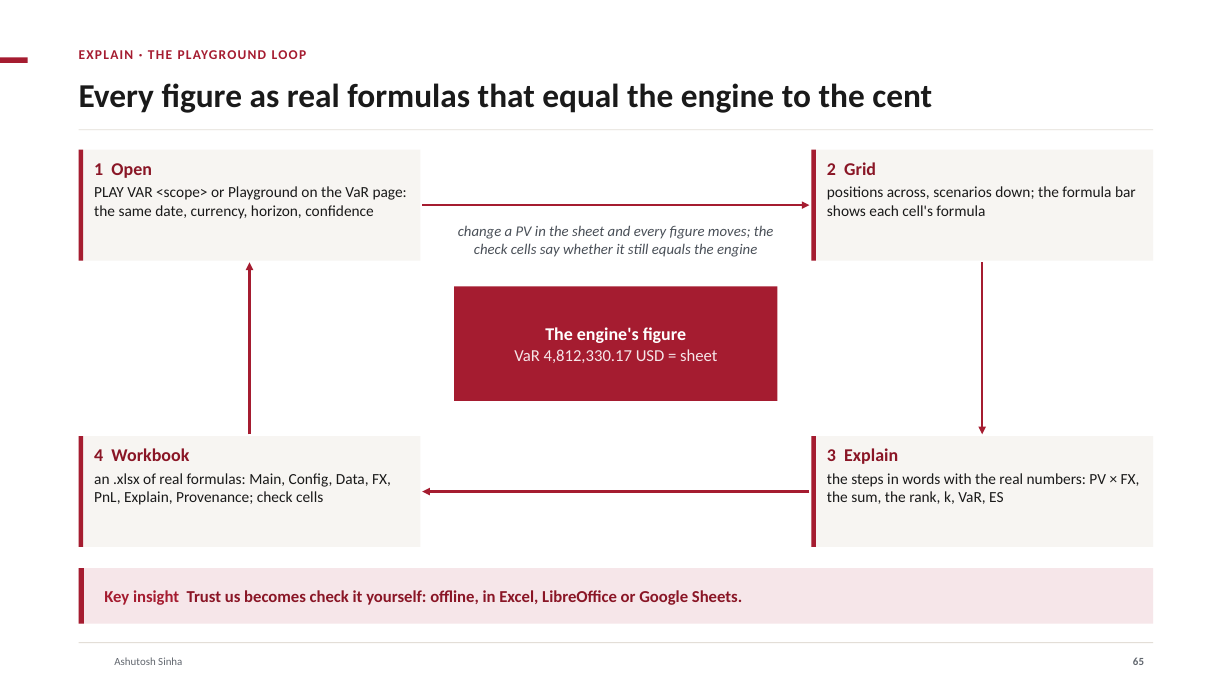
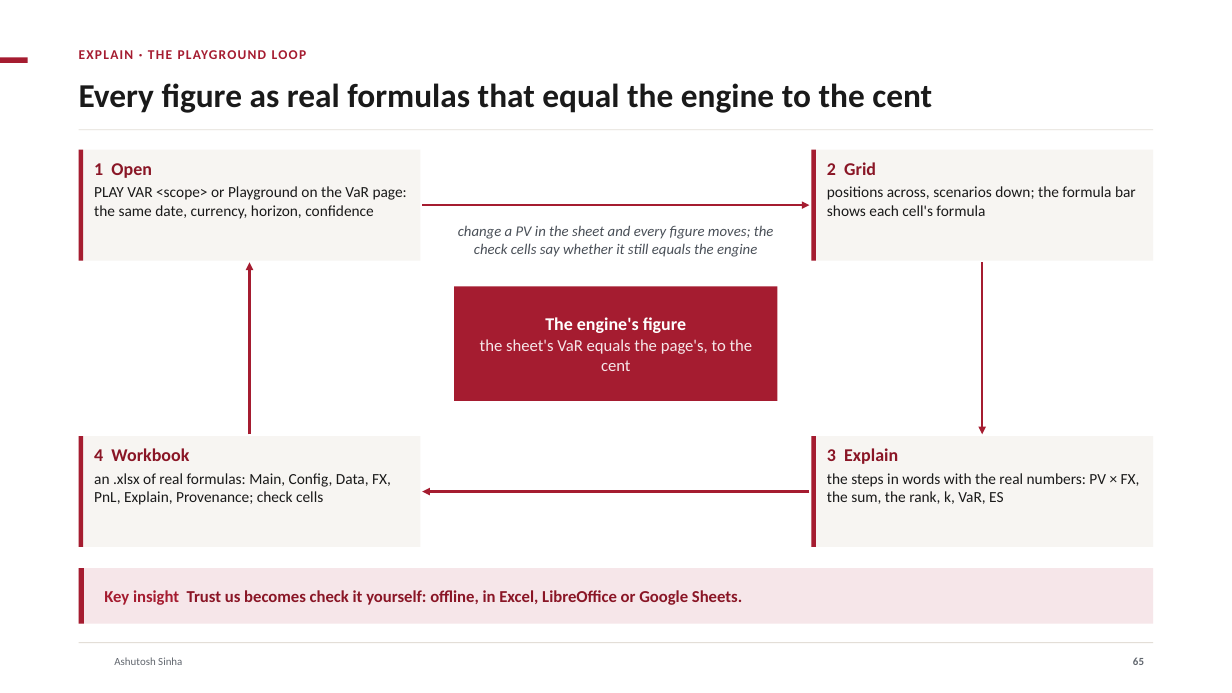
Before and after one commit to ajsinha/drishti, a slide deck: slide 65 of docs/publications/Drishti-Design-and-Evidence.pptx. Drawn at 1232x693 pixels with LibreOffice and Linux fonts; fonts in the diff are those of the drawing; background and template pictures are left out. Boxes give left, top, right and bottom in pixels: in the first picture for what was removed or moved away, otherwise in the second. Text is boxed around its words. In the diff, an @@ line names an element or a change of style, - is before the commit and + after.

Commit message:
Decks: Design-and-Evidence without status pills; the phone tiers and lens menus on the real phone captures; no picture disagrees with its slide (live period statistics and the reports list, real captures for the Risk, Trading, Market and World cases, mock-ups captioned as such with no figures they could contradict); each bank EPE dated; chapter names clear of their numbers

```diff
--- a/docs/publications/Drishti-Design-and-Evidence.pptx
+++ b/docs/publications/Drishti-Design-and-Evidence.pptx
@@ text at [480,339,753,371]: text changed @@
-VaR 4,812,330.17 USD = sheet
+the sheet's VaR equals the page's, to the cent
```
Also in this commit, not shown: 35 other slides changed, 1 other file.
